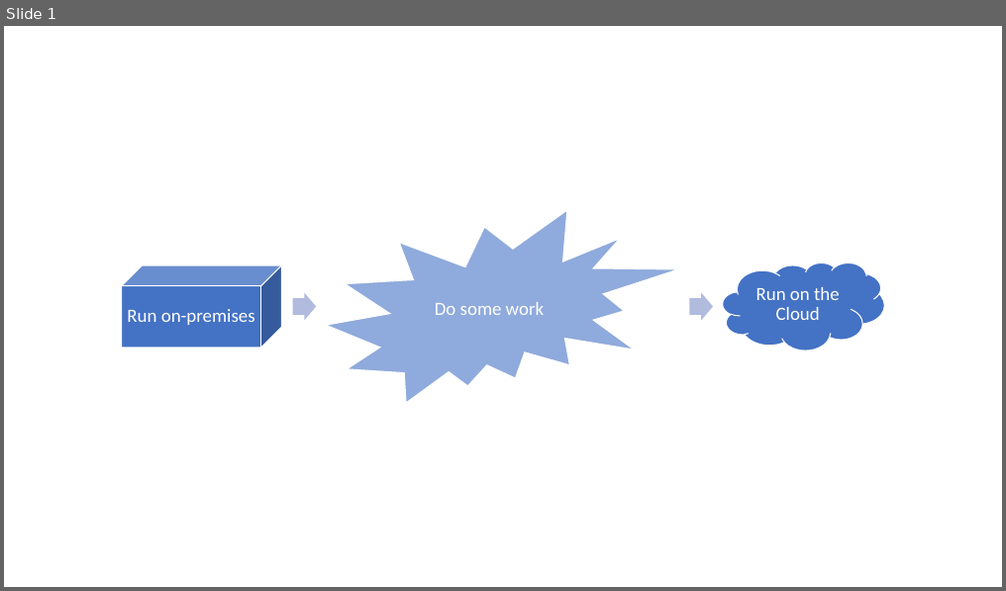
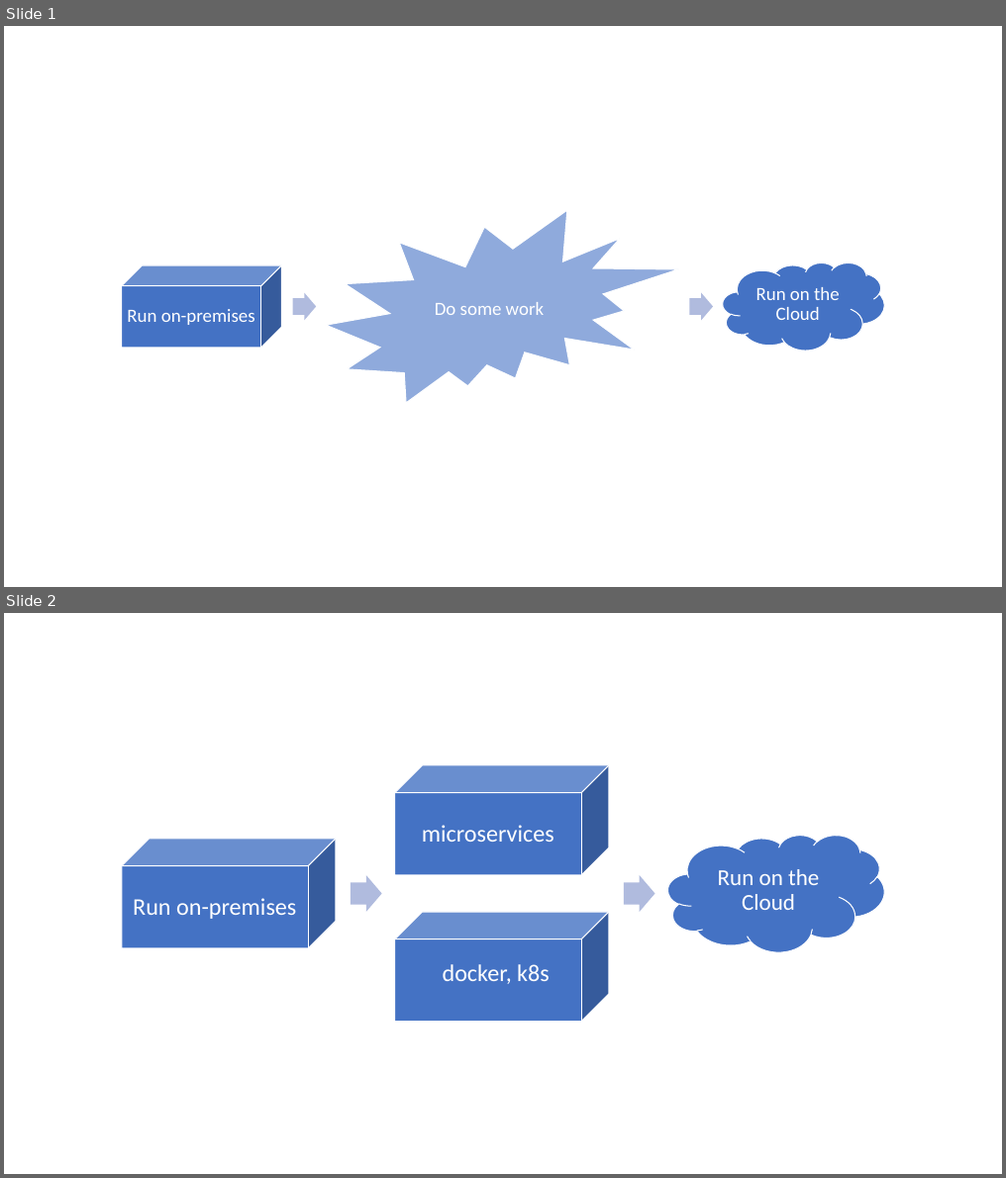
Before and after one commit to MorganPeat/MorganPeat.github.io, a slide deck: zFiles/MigrateToCloud.pptx. Shown one above the other, each under a label of ours: slide 1 before the commit, slides 1 and 2 after it. The pictures are 1006x591 and 1006x1178 pixels, drawn with LibreOffice and Linux fonts; fonts in the diff are those of the drawing. Boxes give left, top, right and bottom in pixels: in the first picture for what was removed or moved away, otherwise in the second. Text is boxed around its words. In the diff, an @@ line names an element or a change of style, - is before the commit and + after.

Commit message:
Next article on cloud plan.

```diff
--- a/zFiles/MigrateToCloud.pptx
+++ b/zFiles/MigrateToCloud.pptx
@@ slide 2 added at [4, 613, 1002, 1174], background #FFFFFF @@
@@ freeform shape added at [395, 765, 609, 875], fill #4472C4, outline #FFFFFF 1 pt, 23 pt, text #FFFFFF @@
+microservices
@@ freeform shape added at [122, 839, 336, 950], fill #4472C4, outline #FFFFFF 1 pt, 23 pt, text #FFFFFF @@
+Run on-premises
@@ freeform shape added at [668, 836, 884, 953], fill #4472C4, outline #FFFFFF 1 pt, 22 pt, text #FFFFFF @@
+Run on the Cloud
@@ freeform shape added at [350, 875, 382, 912], fill #B0BCDE @@
@@ freeform shape added at [624, 875, 655, 912], fill #B0BCDE @@
@@ cube added at [395, 912, 609, 1021], fill #4472C4, outline #FFFFFF 1 pt @@
@@ text added at [443, 964, 549, 984], 23 pt, text #FFFFFF @@
+docker, k8s
```
Also in this commit, not shown: 3 other files.
